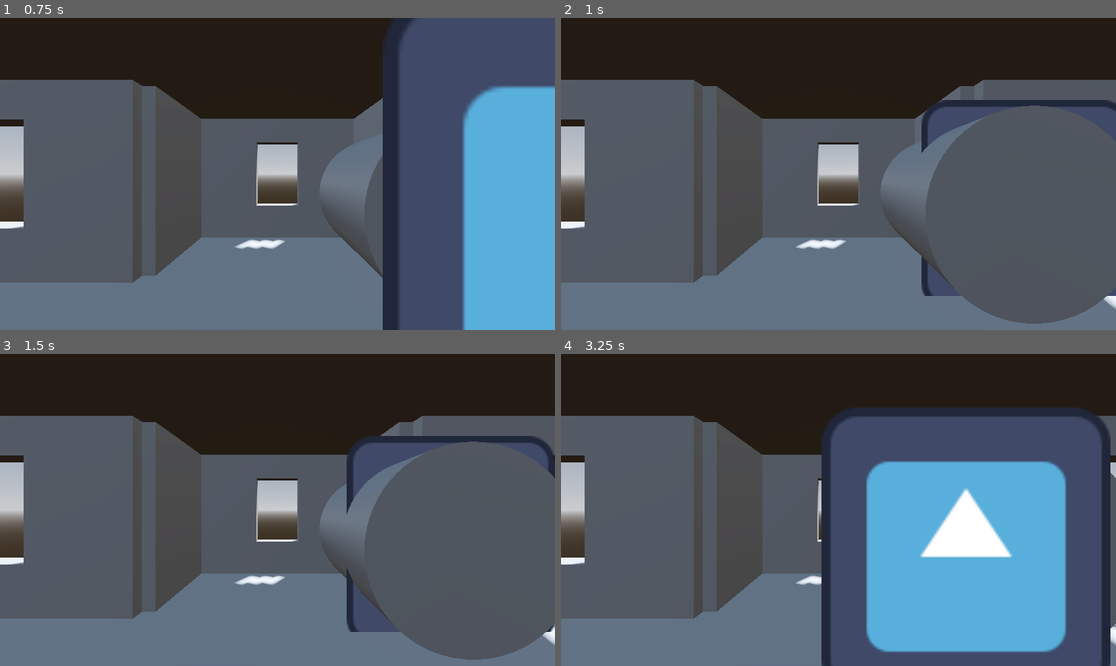
Above: before the commit, frames 1-4 (two rows, left to right).
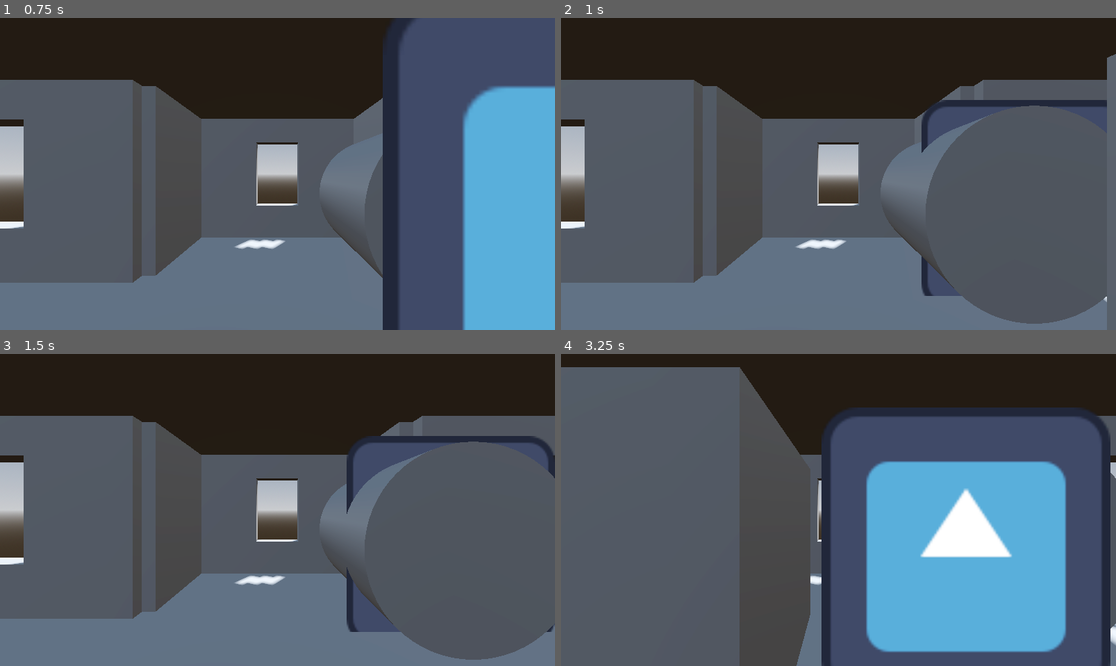
Above: after the commit, the same moments.

Repository: Jellybean42/MurderMysteryWMCJam
Game: Godot game, scene res://levels/murder_mystery.tscn
Two runs of this game, one before a commit and one after it. Both use one fixed random seed, a clock stepped at 60 frames per second and the inputs below. The engine's default icon, where the game draws it, is replaced by a stand-in: a white triangle on a blue panel in a dark square.
Inputs:
- Up to frame 1 (0.75 s): tap Enter at 0.5 s; hold Right (ui_right) from 0.53 s (still down); tap E (interact) at 0.6 s
- Up to frame 2 (1 s): keep holding Right (ui_right); tap Space (ui_select) at 0.77 s
- Up to frame 3 (1.5 s): tap Space (ui_select) at 1.25 s; release Right (ui_right) at 1.28 s; hold Down (ui_down) from 1.28 s (still down); tap E (interact) at 1.35 s
- Up to frame 4 (3.25 s): tap Space (ui_select) at 1.52, 3.02 s; release Down (ui_down) at 2.03 s; hold Right (ui_right) 2.03-2.78 s; tap E (interact) at 2.1, 2.85 s; tap Enter at 2.75 s; hold Up (ui_up) from 2.78 s (still down)

Frame 1 is identical in both runs. In frame 2, 0.5% of the frame differs, in the area x 98-100%, y 11-100%; in frame 3, less than 0.1%; in frame 4, 20%, in the area x 0-45%, y 4-100%.

Commit message:
interaction update

Diff:
--- a/PlayerControllerDemo/PlayerControllerDemo.tscn
+++ b/PlayerControllerDemo/PlayerControllerDemo.tscn
@@ -6,7 +6,11 @@
 
 [sub_resource type="SphereShape3D" id="SphereShape3D_ov84c"]
 
+[sub_resource type="BoxMesh" id="BoxMesh_ov84c"]
+
 [sub_resource type="CylinderShape3D" id="CylinderShape3D_ov84c"]
+
+[sub_resource type="BoxMesh" id="BoxMesh_5qgy7"]
 
 [sub_resource type="CylinderMesh" id="CylinderMesh_n5j63"]
 
@@ -30,12 +34,18 @@
 shape = SubResource("SphereShape3D_ov84c")
 
 [node name="MeshInstance3D" type="MeshInstance3D" parent="Player/Item3D"]
+transform = Transform3D(1, 0, 0, 0, 1, 0, 0, 0, 1, 2.0459743, 0, 0)
+mesh = SubResource("BoxMesh_ov84c")
 
 [node name="InteractArea" type="Area3D" parent="Player"]
 
 [node name="CollisionShape3D" type="CollisionShape3D" parent="Player/InteractArea"]
 shape = SubResource("CylinderShape3D_ov84c")
 
+[node name="MeshInstance3D" type="MeshInstance3D" parent="Player/InteractArea"]
+transform = Transform3D(1, 0, 0, 0, 1, 0, 0, 0, 1, -1.2596048, -0.03256738, 0)
+mesh = SubResource("BoxMesh_5qgy7")
+
 [node name="Node3D" type="Node3D" parent="."]
 
 [node name="MeshInstance3D" type="MeshInstance3D" parent="Node3D"]
Not shown: 1 places in PlayerControllerDemo/PlayerControllerDemo.tscn that only renumber resources
